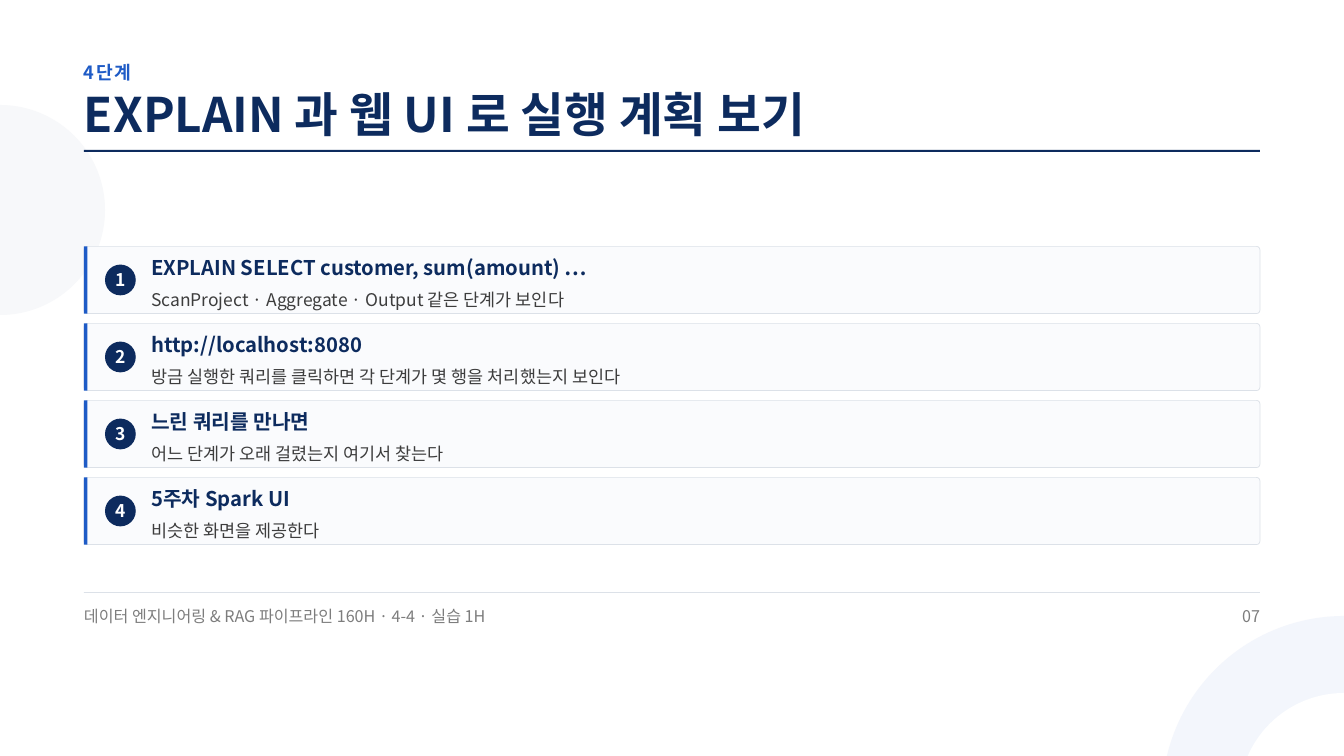
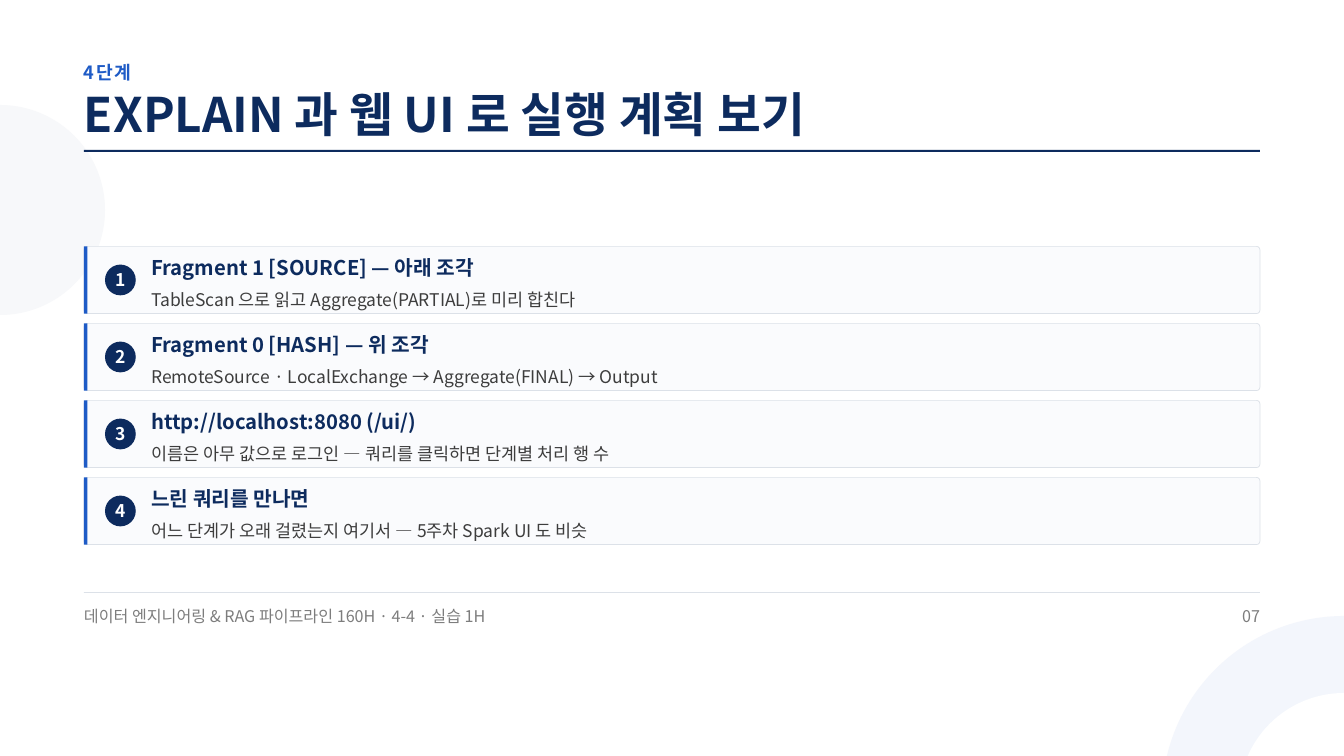
Before and after one commit to aebonlee/materials, a slide deck: slide 7 of data-eng/decks/w4d4s3.pptx. Drawn at 1344x756 pixels with LibreOffice and Linux fonts; fonts in the diff are those of the drawing. Boxes give left, top, right and bottom in pixels: in the first picture for what was removed or moved away, otherwise in the second. Text is boxed around its words. In the diff, an @@ line names an element or a change of style, - is before the commit and + after.

```diff
--- a/data-eng/decks/w4d4s3.pptx
+++ b/data-eng/decks/w4d4s3.pptx
@@ text at (x1=151, y1=258, x2=575, y2=311): text changed @@
-EXPLAIN SELECT customer, sum(amount) …
-ScanProject · Aggregate · Output 같은 단계가 보인다
+Fragment 1 [SOURCE] — 아래 조각
+TableScan 으로 읽고 Aggregate(PARTIAL)로 미리 합친다
@@ text at (x1=151, y1=335, x2=658, y2=388): text changed @@
-http://localhost:8080
-방금 실행한 쿼리를 클릭하면 각 단계가 몇 행을 처리했는지 보인다
+Fragment 0 [HASH] — 위 조각
+RemoteSource · LocalExchange → Aggregate(FINAL) → Output
@@ text at (x1=151, y1=412, x2=610, y2=462): text changed; size 18.8 to 21.8 pt; text colour #3D3D3D to #0D2B5E; bold on @@
-느린 쿼리를 만나면
-어느 단계가 오래 걸렸는지 여기서 찾는다
+http://localhost:8080 (/ui/)
+이름은 아무 값으로 로그인 — 쿼리를 클릭하면 단계별 처리 행 수
@@ text at (x1=151, y1=489, x2=588, y2=541): text changed; size 21.8 to 18.8 pt; text colour #0D2B5E to #3D3D3D; bold off @@
-5주차 Spark UI
-비슷한 화면을 제공한다
+느린 쿼리를 만나면
+어느 단계가 오래 걸렸는지 여기서 — 5주차 Spark UI 도 비슷
```
Also in this commit, not shown: 7 other slides changed, 1 slide added, 1 slide removed, 11 other files.
